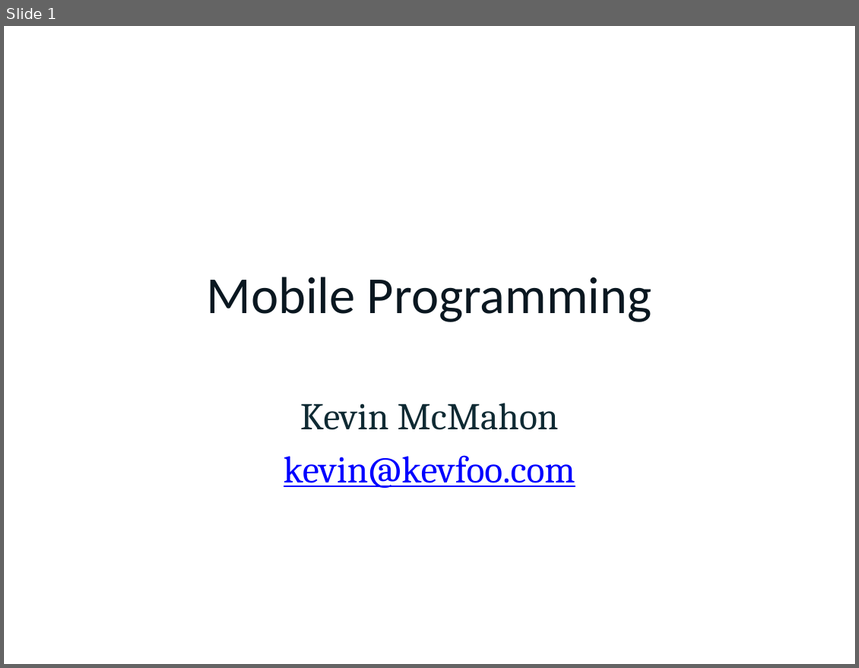
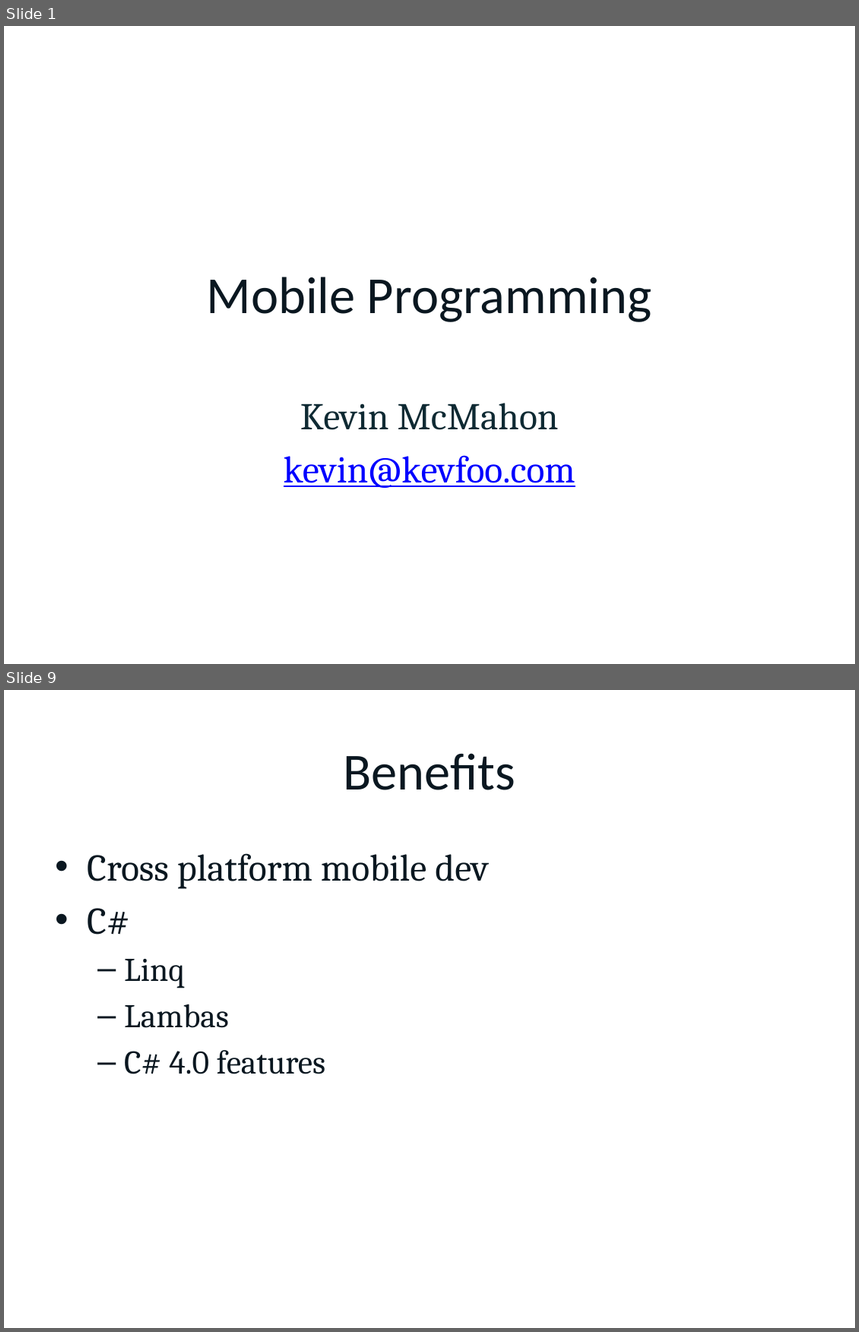
Before and after one commit to kevinmcmahon/MonoDroid101, a slide deck: slides/MonoDroidWCG.pptx. Shown one above the other, each under a label of ours: slide 1 before the commit, slides 1 and 9 after it; the slides between them are not shown. The pictures are 859x668 and 859x1332 pixels, drawn with LibreOffice and Linux fonts; fonts in the diff are those of the drawing; background and template pictures are left out. Boxes give left, top, right and bottom in pixels: in the first picture for what was removed or moved away, otherwise in the second. Text is boxed around its words. In the diff, an @@ line names an element or a change of style, - is before the commit and + after.

```diff
--- a/slides/MonoDroidWCG.pptx
+++ b/slides/MonoDroidWCG.pptx
@@ slide 9 added at (4, 690, 855, 1328), background picture (left out) @@
@@ title added at (344, 753, 515, 790), 44 pt, text #0A1720 @@
+Benefits
@@ text added at (87, 853, 489, 1075), 32 pt, text #0A1720 @@
+• Cross platform mobile dev
+• C#
+  – Linq
+  – Lambas
+  – C# 4.0 features
```
Also in this commit, not shown: 10 other slides added, 1 slide removed, 27 other files.
